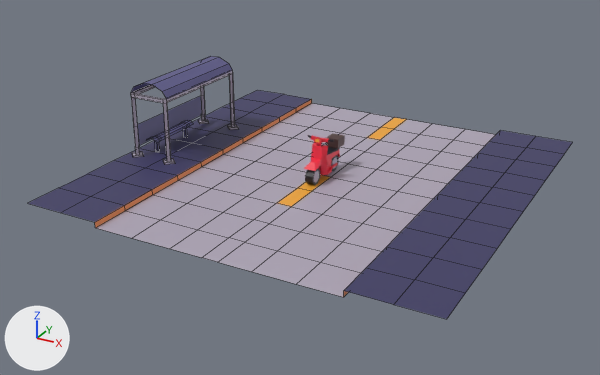
An edit to the Blender file WIP/vehicules.blend, drawn before and after from the same camera.
One viewpoint serves both versions: a camera (50 mm lens) standing at (8.72, -17.09, 8.08) and looking at (-0.27, -0.73, -0.1). Every picture has the same lights, and +X, +Y and +Z are marked at lower left. The picture after the commit comes second. Mesh edges are drawn as thin lines on the coarser meshes.

Names of what the first picture shows: 'ROAD2', 'SCOOTER'.
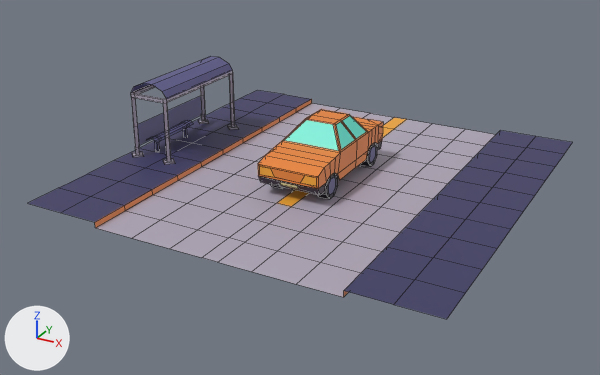
Where the change shows, as pixel boxes (x1, y1, x2, y2) in the pictures (600 x 375 px):
'CAR3', added (orange): after (258, 109, 383, 199)
'SCOOTER', unchanged, covered by the edit: before (304, 133, 345, 185)

The change in detail:
Picture 'lospec500-8x.png.003' (img_lospec500_8x_png_003) is new.
Material 'Material.004' (mat_material_004) is new.
Its texture is img_lospec500_8x_png_003.
Mesh me_cylinder_007 is new.
It has 252 vertices, 220 faces and spans x -2.92..4.02, y -9.88..1.58, z -13.33..-2.76.
It uses material mat_material_004 (picture img_lospec500_8x_png_003).
Object 'CAR3' (ob_car3) is new; it shows me_cylinder_007.
Its location is (1.2, 1.2, 0.3).
Its rotation in degrees is (-90, 67, -90).
Its scale is (0.3, 0.3, 0.15).
